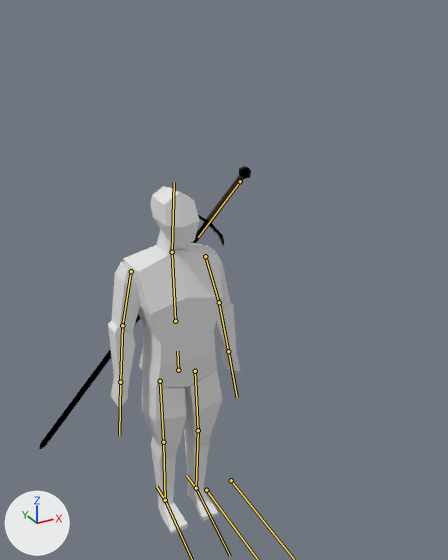
What one commit did to the glTF model Import/Player.glb.
The view is the same before and after, from a 50 mm lens placed at (-1.12, -2.51, 2.62), pointed at (0.17, -0.17, 1.45). The axes (+X, +Y, +Z) are drawn at lower left. The lights are the same throughout. The bones that bend it are drawn over the model as lines.

In view in the first picture: 'Cube', 'Sword.001'.
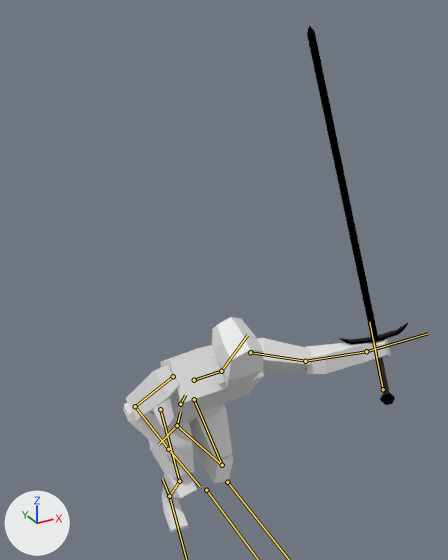
The newer file adds an action. The first version stands in its rest pose; the second is drawn at frame 7 of the action 'RunSheathe'.

Changed parts and their boxes (x1, y1, x2, y2) in the pictures (448 x 560 px):
```json
{"object": "Cube", "change": "posed", "before": [108, 186, 241, 534], "after": [124, 317, 391, 532], "on screen": "100% wider, 38% shorter"}
{"object": "Sword.001", "change": "posed", "before": [39, 166, 251, 449], "after": [307, 26, 409, 405], "on screen": "52% narrower, 34% taller"}
{"bone": "Body", "before": "(178, 370) to (177, 351)", "after": "(180, 404) to (185, 395)"}
{"bone": "Torso", "before": "(175, 321) to (172, 253)", "after": "(194, 380) to (221, 371)"}
{"bone": "Head", "before": "(172, 252) to (174, 182)", "after": "(221, 371) to (247, 335)"}
{"bone": "UpperArm.L", "before": "(205, 256) to (219, 302)", "after": "(250, 352) to (305, 361)"}
{"bone": "LowerArm.L", "before": "(219, 302) to (228, 351)", "after": "(305, 361) to (366, 351)"}
{"bone": "Hand.L", "before": "(228, 351) to (237, 397)", "after": "(366, 351) to (428, 333)"}
{"bone": "UpperArm.R", "before": "(131, 271) to (122, 325)", "after": "(173, 376) to (135, 406)"}
{"bone": "LowerArm.R", "before": "(122, 325) to (120, 382)", "after": "(135, 406) to (168, 449)"}
{"bone": "Hand.R", "before": "(120, 382) to (119, 435)", "after": "(168, 449) to (200, 486)"}
{"bone": "Sword", "before": "(240, 181) to (198, 237)", "after": "(383, 389) to (369, 321)"}
{"bone": "UpperLeg.L", "before": "(195, 371) to (198, 430)", "after": "(194, 399) to (222, 465)"}
{"bone": "LowerLeg.L", "before": "(198, 430) to (196, 488)", "after": "(222, 465) to (177, 425)"}
{"bone": "Foot.L", "before": "(196, 488) to (230, 556)", "after": "(177, 425) to (158, 444)"}
{"bone": "UpperLeg.R", "before": "(160, 381) to (163, 442)", "after": "(160, 409) to (179, 481)"}
{"bone": "LowerLeg.R", "before": "(163, 442) to (165, 500)", "after": "(179, 481) to (169, 496)"}
```

Scene script edits in JSON lines:
```json
{"block": "bone_body", "where": "bone_body = bpy.data.objects['Armature'].pose.bones['Body']"}
{"op": "set", "path": "bone_body.location", "old": "(0.0, 0.0, 0.0)", "new": "(0.0, -0.202, -0.001)"}
{"op": "set", "path": "bone_body.rotation_quaternion", "old": "(1.0, 0.0, 0.0, 0.0)", "new": "(0.949, 0.315, 0.0, -0.016)", "note": "degrees (0, 0, 0) -> degrees (37, 1, -2)"}
{"block": "bone_torso", "where": "bone_torso = bpy.data.objects['Armature'].pose.bones['Torso']  # child of 'Body'"}
{"op": "set", "path": "bone_torso.rotation_quaternion", "old": "(1.0, 0.0, 0.0, 0.0)", "new": "(0.985, 0.169, 0.014, 0.022)", "note": "degrees (0, 0, 0) -> degrees (19, 1, 3)"}
{"block": "bone_head", "where": "bone_head = bpy.data.objects['Armature'].pose.bones['Head']  # child of 'Torso'"}
{"op": "set", "path": "bone_head.rotation_quaternion", "old": "(1.0, 0.0, 0.0, 0.0)", "new": "(0.972, -0.237, -0.007, -0.007)", "note": "degrees (0, 0, 0) -> degrees (-27, -1, -1)"}
{"block": "bone_upperarm_l", "where": "bone_upperarm_l = bpy.data.objects['Armature'].pose.bones['UpperArm.L']  # child of 'Torso'"}
{"op": "set", "path": "bone_upperarm_l.rotation_quaternion", "old": "(1.0, 0.0, 0.0, 0.0)", "new": "(0.545, 0.614, -0.507, 0.263)", "note": "degrees (0, 0, 0) -> degrees (124, -61, -44)"}
{"block": "bone_lowerarm_l", "where": "bone_lowerarm_l = bpy.data.objects['Armature'].pose.bones['LowerArm.L']  # child of 'UpperArm.L'"}
{"op": "set", "path": "bone_lowerarm_l.rotation_quaternion", "old": "(1.0, 0.0, 0.0, 0.0)", "new": "(0.92, 0.193, -0.335, 0.063)", "note": "degrees (0, 0, 0) -> degrees (24, -40, -1)"}
{"block": "bone_hand_l", "where": "bone_hand_l = bpy.data.objects['Armature'].pose.bones['Hand.L']  # child of 'LowerArm.L'"}
{"op": "set", "path": "bone_hand_l.rotation_quaternion", "old": "(1.0, 0.0, 0.0, 0.0)", "new": "(0.991, 0.108, -0.03, -0.073)", "note": "degrees (0, 0, 0) -> degrees (13, -2, -9)"}
{"block": "bone_upperarm_r", "where": "bone_upperarm_r = bpy.data.objects['Armature'].pose.bones['UpperArm.R']  # child of 'Torso'"}
{"op": "set", "path": "bone_upperarm_r.rotation_quaternion", "old": "(1.0, 0.0, 0.0, 0.0)", "new": "(0.977, 0.122, -0.064, -0.164)", "note": "degrees (0, 0, 0) -> degrees (15, -5, -20)"}
{"block": "bone_lowerarm_r", "where": "bone_lowerarm_r = bpy.data.objects['Armature'].pose.bones['LowerArm.R']  # child of 'UpperArm.R'"}
{"op": "set", "path": "bone_lowerarm_r.rotation_quaternion", "old": "(1.0, 0.0, 0.0, 0.0)", "new": "(0.813, 0.398, 0.185, 0.382)", "note": "degrees (0, 0, 0) -> degrees (52, 0, 50)"}
{"block": "bone_hand_r", "where": "bone_hand_r = bpy.data.objects['Armature'].pose.bones['Hand.R']  # child of 'LowerArm.R'"}
{"op": "set", "path": "bone_hand_r.rotation_quaternion", "old": "(1.0, 0.0, 0.0, 0.0)", "new": "(0.991, -0.007, -0.132, 0.004)", "note": "degrees (0, 0, 0) -> degrees (-1, -15, 1)"}
{"block": "bone_sword", "where": "bone_sword = bpy.data.objects['Armature'].pose.bones['Sword']  # child of 'Torso'"}
{"op": "set", "path": "bone_sword.location", "old": "(0.0, 0.0, 0.0)", "new": "(-0.385, -0.061, 0.435)"}
{"op": "set", "path": "bone_sword.rotation_quaternion", "old": "(1.0, 0.0, 0.0, 0.0)", "new": "(0.482, -0.378, 0.435, -0.66)", "note": "degrees (0, 0, 0) -> degrees (-70, -5, -105)"}
{"block": "bone_upperleg_l", "where": "bone_upperleg_l = bpy.data.objects['Armature'].pose.bones['UpperLeg.L']  # child of 'Body'"}
{"op": "set", "path": "bone_upperleg_l.rotation_quaternion", "old": "(1.0, 0.0, 0.0, 0.0)", "new": "(0.724, 0.689, -0.012, 0.015)", "note": "degrees (0, 0, 0) -> degrees (87, -2, 0)"}
{"block": "bone_lowerleg_l", "where": "bone_lowerleg_l = bpy.data.objects['Armature'].pose.bones['LowerLeg.L']  # child of 'UpperLeg.L'"}
{"op": "set", "path": "bone_lowerleg_l.rotation_quaternion", "old": "(1.0, 0.0, 0.0, 0.0)", "new": "(0.382, -0.91, 0.0, -0.162)", "note": "degrees (0, 0, 0) -> degrees (-133, -17, -7)"}
{"block": "bone_foot_l", "where": "bone_foot_l = bpy.data.objects['Armature'].pose.bones['Foot.L']  # child of 'LowerLeg.L'"}
{"op": "set", "path": "bone_foot_l.rotation_quaternion", "old": "(1.0, 0.0, 0.0, 0.0)", "new": "(0.961, -0.222, -0.039, 0.16)", "note": "degrees (0, 0, 0) -> degrees (-26, 0, 19)"}
{"block": "bone_upperleg_r", "where": "bone_upperleg_r = bpy.data.objects['Armature'].pose.bones['UpperLeg.R']  # child of 'Body'"}
{"op": "set", "path": "bone_upperleg_r.rotation_quaternion", "old": "(1.0, 0.0, 0.0, 0.0)", "new": "(0.774, 0.633, 0.004, -0.019)", "note": "degrees (0, 0, 0) -> degrees (78, 2, -1)"}
{"block": "bone_lowerleg_r", "where": "bone_lowerleg_r = bpy.data.objects['Armature'].pose.bones['LowerLeg.R']  # child of 'UpperLeg.R'"}
{"op": "set", "path": "bone_lowerleg_r.rotation_quaternion", "old": "(1.0, 0.0, 0.0, 0.0)", "new": "(0.786, -0.609, 0.0, 0.108)", "note": "degrees (0, 0, 0) -> degrees (-75, 8, 10)"}
{"block": "bone_foot_r", "where": "bone_foot_r = bpy.data.objects['Armature'].pose.bones['Foot.R']  # child of 'LowerLeg.R'"}
{"op": "set", "path": "bone_foot_r.rotation_quaternion", "old": "(1.0, 0.0, 0.0, 0.0)", "new": "(0.972, 0.204, -0.037, -0.113)", "note": "degrees (0, 0, 0) -> degrees (24, -1, -14)"}
```
